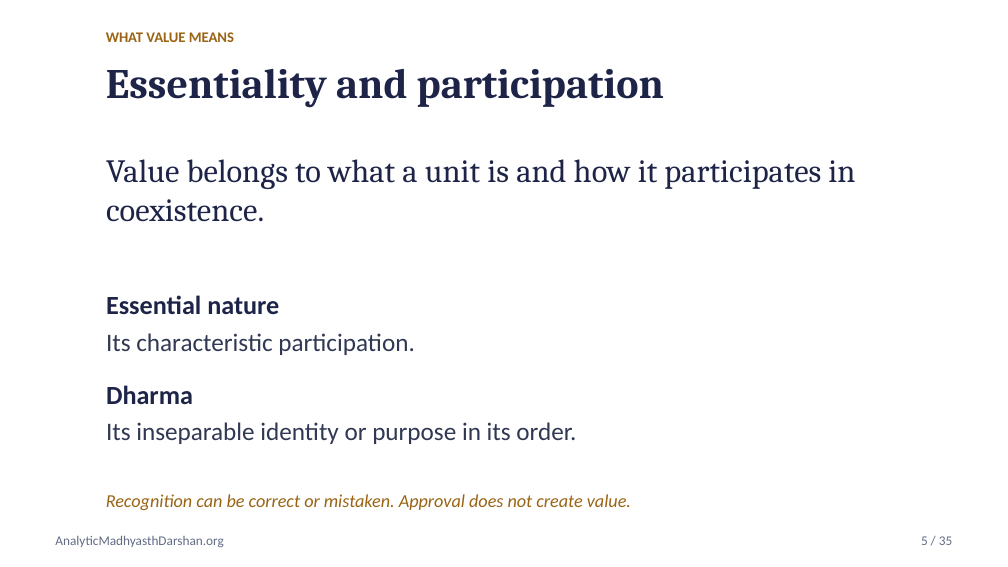
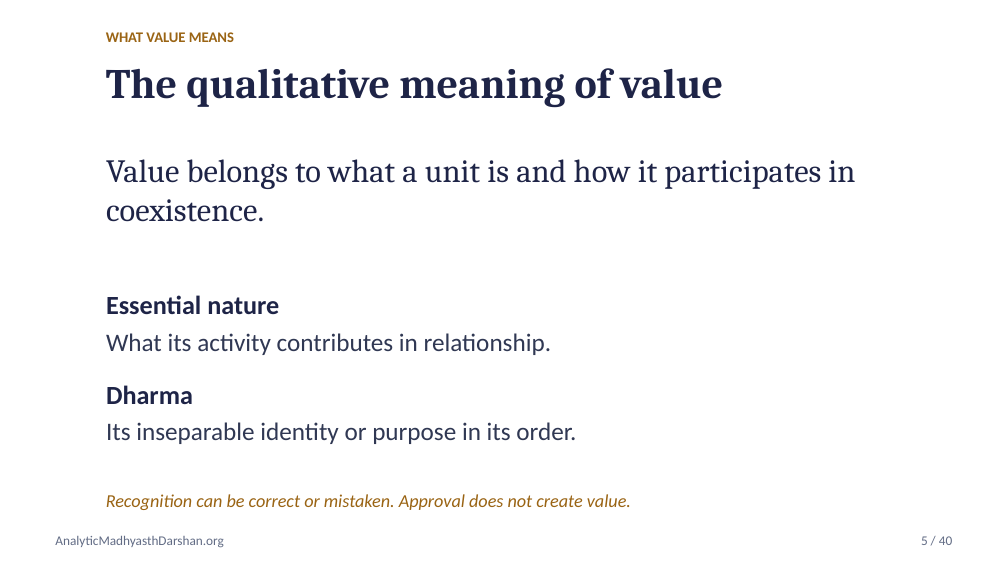
Before and after one commit to raghavamohan/AnalyticMadhyasthDarshan, a slide deck: slide 5 of Studies/Axiology-Value-Theory/Axiology-Value-Theory-Madhyasth-Darshan.pptx. Drawn at 1008x567 pixels with LibreOffice and Linux fonts; fonts in the diff are those of the drawing. Boxes give left, top, right and bottom in pixels: in the first picture for what was removed or moved away, otherwise in the second. Text is boxed around its words. In the diff, an @@ line names an element or a change of style, - is before the commit and + after.

Commit message:
Expand axiology's qualitative value framework and teaching deck

```diff
--- a/Studies/Axiology-Value-Theory/Axiology-Value-Theory-Madhyasth-Darshan.pptx
+++ b/Studies/Axiology-Value-Theory/Axiology-Value-Theory-Madhyasth-Darshan.pptx
@@ text at [106, 68, 723, 108]: text changed @@
-Essentiality and participation
+The qualitative meaning of value
@@ text at [106, 333, 551, 355]: text changed @@
-Its characteristic participation.
+What its activity contributes in relationship.
@@ text at [921, 536, 952, 545]: text changed @@
-5 / 35
+5 / 40
```
Also in this commit, not shown: 34 other slides changed, 5 slides added, 12 other files.
